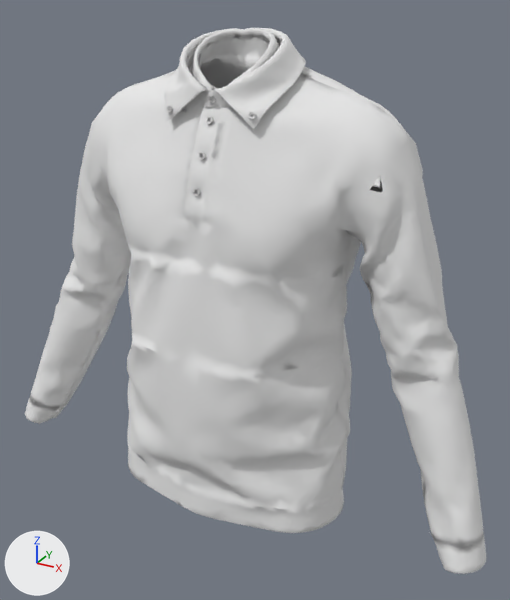
One commit to the glTF model assets/polo.glb: the scene before it, then after it.
Rendered twice from a camera (50 mm lens) standing at (0.555, -0.947, 1.554) and looking at (0.033, 0.003, 1.079). The lights are fixed; the arrows at lower left show +X, +Y and +Z. The first picture is the older version. Vertices at exactly the same position are counted once.

The first picture shows 'Body', 'Shirt'.
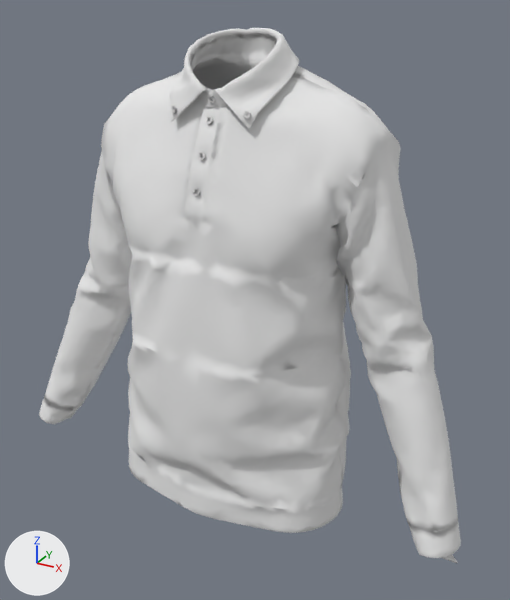
What changed in the scene script:
```text
Change me_yellow_shirt_front_black_0_002:
    used by ob_body; location = (0.0, 0.0, 0.0)
    remove me_yellow_shirt_front_black_0_002.from_pydata(...)  # 10691 vertices, 22672 faces; spans x -0.245..0.408, y -0.138..0.14, z 0.718..1.5
    add me_yellow_shirt_front_black_0_002.from_pydata(...)  # 7383 vertices, 15362 faces; spans x -0.215..0.404, y -0.138..0.14, z 0.718..1.387
    me_yellow_shirt_front_black_0_002 part 1: 332 vertices moved within x -0.186..0.191, y -0.126..0.137, z 0.719..1.387; 8159 vertices removed from x -0.245..0.244, y -0.137..0.14, z 0.718..1.5; 5276 vertices added at x -0.215..0.214, y -0.137..0.14, z 0.718..1.387
    other edits to the shape of me_yellow_shirt_front_black_0_002 do not show in these pictures
Change me_yellow_shirt_front_black_0_001:
    used by ob_shirt; location = (0.0, 0.0, 0.0)
    remove me_yellow_shirt_front_black_0_001.from_pydata(...)  # 16818 vertices, 35539 faces; spans x -0.463..0.464, y -0.16..0.16, z 0.718..1.5
    add me_yellow_shirt_front_black_0_001.from_pydata(...)  # 16818 vertices, 35539 faces; spans x -0.422..0.426, y -0.16..0.16, z 0.718..1.5
    me_yellow_shirt_front_black_0_001 part 2: the loose piece of 151 vertices spanning x -0.075..-0.063, y -0.078..-0.071, z 1.387..1.398 is moved by (0.008, 0.0, 0.0)
    me_yellow_shirt_front_black_0_001 part 3: the loose piece of 156 vertices spanning x 0.066..0.077, y -0.08..-0.072, z 1.389..1.4 is moved by (-0.008, 0.0, 0.0)
    me_yellow_shirt_front_black_0_001 part 4: 14477 of 16818 vertices moved; they spanned x -0.463..0.464, y -0.146..0.16, z 0.718..1.5 and now span x -0.422..0.426, y -0.146..0.16, z 0.718..1.5; mean shift (0.0, 0.0, 0.003); largest move (0.445, -0.003, 0.734) -> (0.404, -0.003, 0.746)
```

Boxes [x1, y1, x2, y2] around the edits, measured in the pictures (510 x 600 px; the box of a moved part takes in the faces that stretch with it):
'Shirt', reshaped (8% narrower): before [25, 28, 486, 574]; after [39, 28, 461, 563]
part 1 of me_yellow_shirt_front_black_0_002, moved or reshaped (not visible afterwards): before [186, 28, 279, 110]
part 2 of me_yellow_shirt_front_black_0_001, moved or reshaped: before [166, 106, 172, 114]; after [171, 106, 176, 114]
part 3 of me_yellow_shirt_front_black_0_001, moved or reshaped: before [248, 111, 256, 120]; after [243, 111, 251, 119]
part 4 of me_yellow_shirt_front_black_0_001, moved or reshaped: before [25, 28, 486, 574]; after [39, 28, 461, 563]
